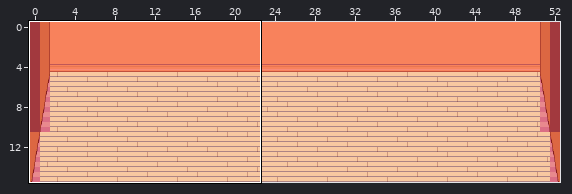
One commit to this Tiled map (JSON): maps/gym.json. Above: a wide view before the commit, with the close-up outlined.
Close-up. Old version:
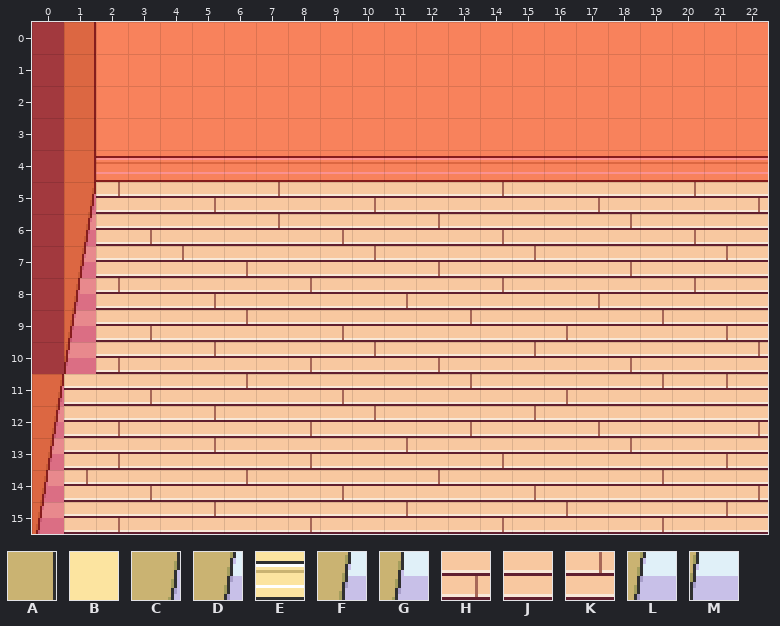
Cells are 16x16 px. Shown: x 0..22, y 0..15. The commit also changed other parts of the map, which this record leaves out.
Key: from "layer0": A 0, B 2, C 30, D 60, E 62, F 90, G 120, H 147, J 148, K 149, L 150, M 180.
_ is an empty cell.
Layers that did not change in this view are not listed.
Layer "layer0" before, first column x 0:
 0 _ABBBBBBBBBBBBBBBBBBBBB
 1 _ABBBBBBBBBBBBBBBBBBBBB
 2 _ABBBBBBBBBBBBBBBBBBBBB
 3 _ABBBBBBBBBBBBBBBBBBBBB
 4 _AEEEEEEEEEEEEEEEEEEEEE
 5 _CKJJHJKJJHJJJKJJHJJKJH
 6 _DJHJJJKJHJJKJHJJJKJHJJ
 7 _FJJKJHJJJKJHJJKJJHJJKJ
 8 _GKJJHJJKJJHJJKJJHJJKJJ
 9 _LJHJJKJJHJJJKJJHJJKJHJ
10 _MHJJKJJHJKJHJJKJJHJJJK
11 CJJHJJKJJHJJJKJJHJJKJKJ
12 DJHJJKJJHJKJJHJKJHJJJJH
13 FJHJJKJJHJJKJJHJJJKJJHJ
14 GKJHJJKJJHJJKJJHJJJKJJH
15 LJHJJKJJHJJKJJHJKJJHJKJ
New version:
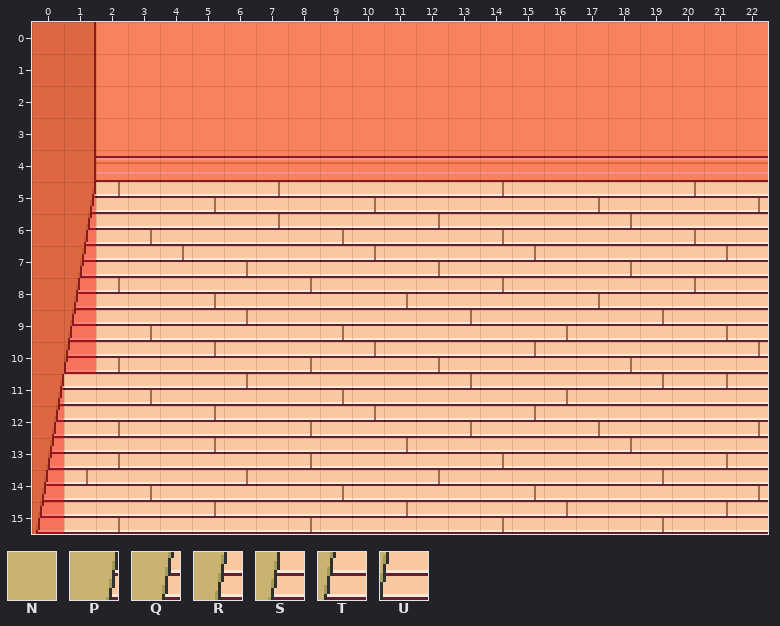
Further tiles: from "layer0": N 175, P 206, Q 236, R 266, S 296, T 326, U 356.
From old to new:
Layer "layer0":
Tile N now appears in rows 0 to 10 at x 0.
The author changed tile C to tile P in row 5 at x 1; in row 11 at x 0.
The author changed tile D to tile Q in row 6 at x 1; in row 12 at x 0.
The author changed tile F to tile R in row 7 at x 1; in row 13 at x 0.
The author changed tile G to tile S in row 8 at x 1; in row 14 at x 0.
The author changed tile L to tile T in row 9 at x 1; in row 15 at x 0.
The author changed tile M to tile U in row 10 at x 1.
Changed places in both close-ups, as pixel boxes (x1, y1, x2, y2):
changed: (32, 22, 96, 534)
